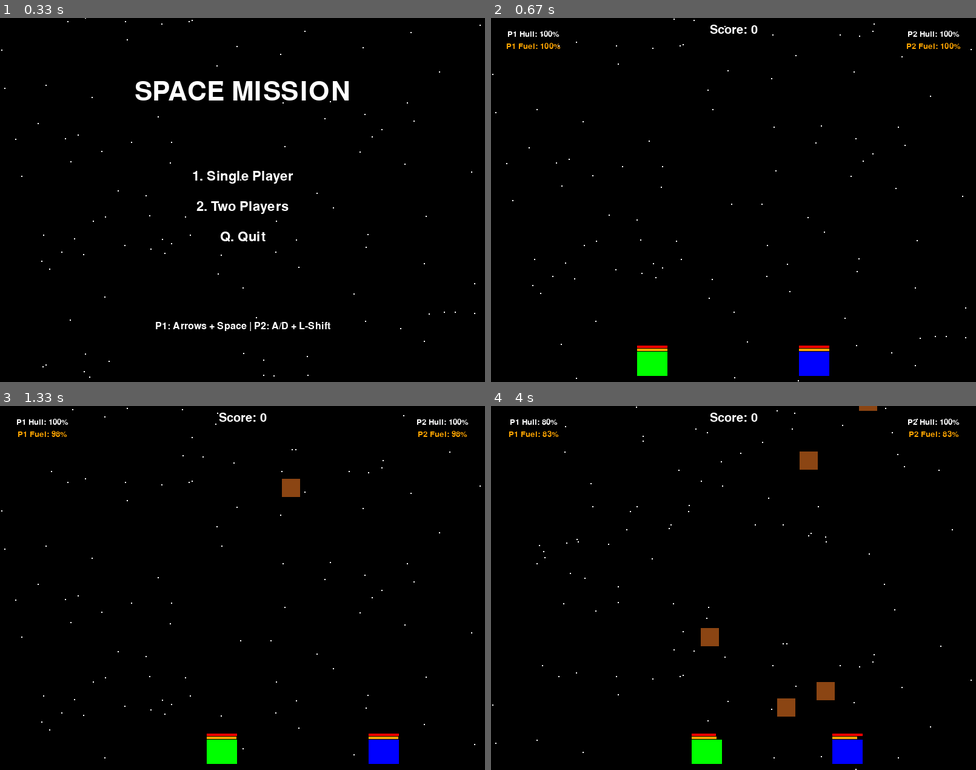
Above: before the commit, frames 1-4 (two rows, left to right).
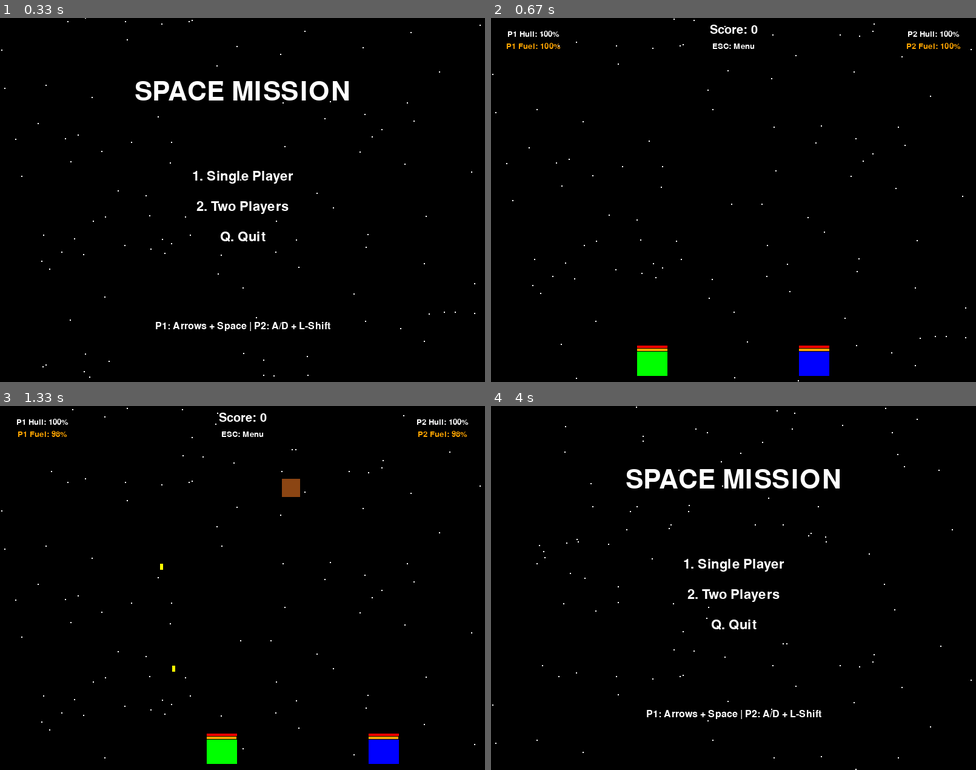
Above: after the commit, the same moments.

Repository: RoadToDestiny/pygame-space-mission
Game: pygame game, started from main.py
The game is run twice, just before and just after one commit, with the same random seed, the same clock (stepped at 60 frames per second) and the same inputs.
Inputs:
- Up to frame 1 (0.33 s): no input
- Up to frame 2 (0.67 s): tap 2 at 0.33 s
- Up to frame 3 (1.33 s): tap Space at 0.67, 1.07 s; hold Right from 1 s (still down); hold D from 1 s (still down)
- Up to frame 4 (4 s): tap Space at 1.37, 1.57, 1.87, 2.07, 2.37, 2.63, 2.93, 3.07, 3.37, 3.73 s; release Right at 1.47 s; release D at 1.47 s; hold Right 1.5-1.97 s; hold D 1.5-1.97 s; hold Left 2-2.53 s; hold A 2-2.53 s; tap Shift at 2.15, 3.82 s; hold Left 2.57-2.97 s; hold A 2.57-2.97 s; hold Right 3-3.63 s; hold D 3-3.63 s; hold Esc from 3.67 s (still down); hold Left from 3.67 s (still down); hold A from 3.67 s (still down)

Frame 1 is identical in both runs. In frame 2, less than 0.1% of the frame differs, in the area x 45-55%, y 7-9%; in frame 3, 0.1%; in frame 4, 4.4%, in the area x 3-97%, y 0-99%.

Commit message:
Add fuel reward for destroying asteroids and ESC key for menu exit

Diff:
--- a/game_classes.py
+++ b/game_classes.py
@@ -33,11 +33,11 @@
             moved = False
             if keys_pressed[self.controls['left']] and self.rect.left > 0:
                 self.rect.x -= self.speed
-                self.fuel -= 0.1 # Consume fuel
+                self.fuel -= 0.1
                 moved = True
             if keys_pressed[self.controls['right']] and self.rect.right < self.screen_width:
                 self.rect.x += self.speed
-                self.fuel -= 0.1 # Consume fuel
+                self.fuel -= 0.1
                 moved = True
 
             # Ensure fuel doesn't go below 0
@@ -52,13 +52,14 @@
             pygame.draw.rect(surface, (255, 165, 0), (self.rect.x, self.rect.y - 5, 50 * (self.fuel/100), 4))
 
 class Bullet:
-    def __init__(self, x, y):
+    def __init__(self, x, y, owner):
         self.image = pygame.Surface((5, 10))
         self.image.fill((255, 255, 0))
         self.rect = self.image.get_rect()
         self.rect.centerx = x
         self.rect.bottom = y
         self.speed = -7
+        self.owner = owner # Track which ship fired this bullet
 
     def update(self):
         self.rect.y += self.speed
--- a/main.py
+++ b/main.py
@@ -49,12 +49,12 @@
         mission = Mission()
 
         # Player 1 (Arrow keys, Space to shoot)
-        p1_controls = {'left': pygame.K_LEFT, 'right': pygame.K_RIGHT, 'fire': pygame.K_UP}
+        p1_controls = {'left': pygame.K_LEFT, 'right': pygame.K_RIGHT, 'fire': pygame.K_SPACE}
         ships.append(SpaceShip(SCREEN_WIDTH, SCREEN_HEIGHT, GREEN, SCREEN_WIDTH // 3, p1_controls))
 
         if game_mode == "MULTI":
             # Player 2 (A/D keys, Left Shift to shoot)
-            p2_controls = {'left': pygame.K_a, 'right': pygame.K_d, 'fire': pygame.K_w}
+            p2_controls = {'left': pygame.K_a, 'right': pygame.K_d, 'fire': pygame.K_LSHIFT}
             ships.append(SpaceShip(SCREEN_WIDTH, SCREEN_HEIGHT, BLUE, 2 * SCREEN_WIDTH // 3, p2_controls))
         else:
             ships[0].rect.centerx = SCREEN_WIDTH // 2
@@ -86,9 +86,14 @@
 
             elif state == GameState.PLAYING:
                 if event.type == pygame.KEYDOWN:
+                    # Escape to return to menu
+                    if event.key == pygame.K_ESCAPE:
+                        state = GameState.MENU
+
                     for ship in ships:
                         if ship.hull > 0 and event.key == ship.controls['fire']:
-                            bullets.append(Bullet(ship.rect.centerx, ship.rect.top))
+                            # Pass 'ship' as owner
+                            bullets.append(Bullet(ship.rect.centerx, ship.rect.top, ship))
 
             elif state == GameState.GAMEOVER:
                 if event.type == pygame.KEYDOWN:
@@ -142,21 +147,29 @@
                 if meteor.rect.top > SCREEN_HEIGHT:
                     meteors.remove(meteor)
 
-                # Collisions
+                # Collisions Ship vs Meteor
                 for ship in active_ships:
                     if meteor.rect.colliderect(ship.rect):
                         ship.hull -= 20
                         if meteor in meteors: meteors.remove(meteor)
 
+                # Collisions Bullet vs Meteor
                 for bullet in bullets[:]:
                     if meteor in meteors and bullet.rect.colliderect(meteor.rect):
                         bullets.remove(bullet)
                         meteors.remove(meteor)
                         mission.score += 10
+
+                        # Reward fuel to the shooter
+                        if bullet.owner and bullet.owner in ships:
+                            bullet.owner.fuel += 15
+                            if bullet.owner.fuel > 100:
+                                bullet.owner.fuel = 100
                         break
 
             # UI HUD
             draw_text(screen, f"Score: {mission.score}", 30, SCREEN_WIDTH // 2, 10)
+            draw_text(screen, "ESC: Menu", 20, SCREEN_WIDTH // 2, 40)
 
             # P1 Stats (Left)
             draw_text(screen, f"P1 Hull: {int(ships[0].hull)}%", 20, 70, 20)
